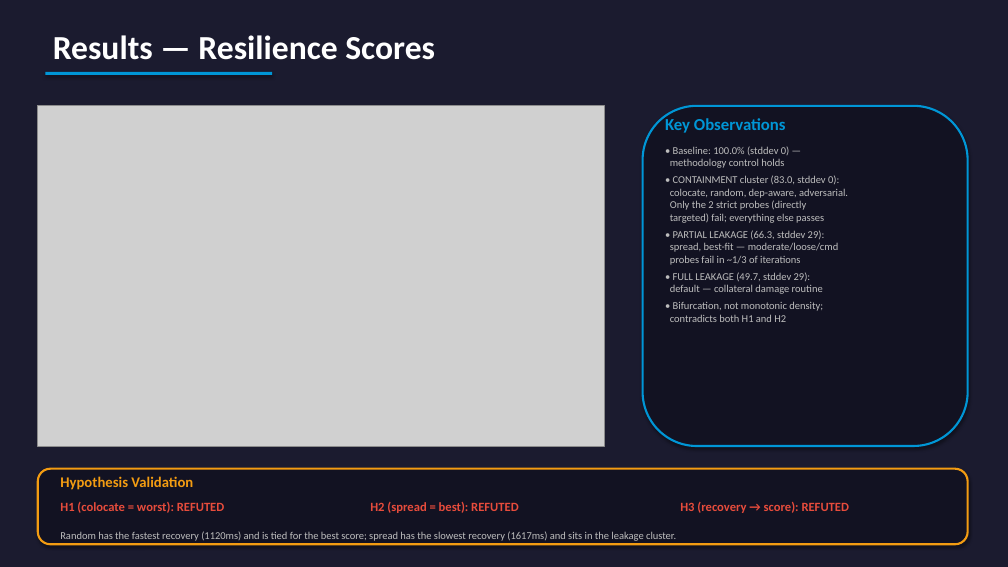
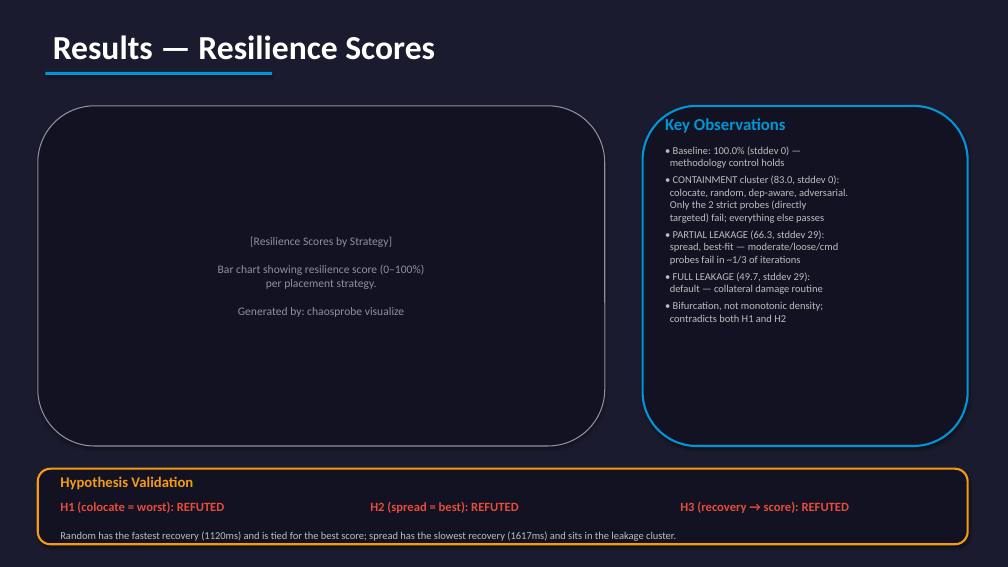
Before and after one commit to yhu02/uva-msc-thesis, a slide deck: slide 9 of ChaosProbe_Presentation.pptx. Drawn at 1008x567 pixels with LibreOffice and Linux fonts; fonts in the diff are those of the drawing; grey boxes stand for pictures. Boxes give left, top, right and bottom in pixels: in the first picture for what was removed or moved away, otherwise in the second. Text is boxed around its words. In the diff, an @@ line names an element or a change of style, - is before the commit and + after.

```diff
--- a/ChaosProbe_Presentation.pptx
+++ b/ChaosProbe_Presentation.pptx
@@ picture removed at bbox=[38, 106, 605, 446] @@
@@ rounded rectangle added at bbox=[38, 106, 605, 446], fill #121222, outline #9090A0 1 pt, 11 pt, text #9090A0 @@
+[Resilience Scores by Strategy]
+Bar chart showing resilience score (0–100%)
+per placement strategy.
+Generated by: chaosprobe visualize
```
Also in this commit, not shown: 6 other slides changed, 1 slide added, 1 slide removed, 2 other files.
